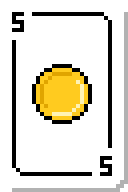
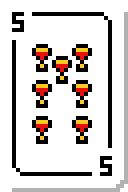
Comparing the layer stacks of the two 128x192 images. Changes:
added layer "Layer 7" in group "Symbols" over left=32, top=44, right=92, bottom=144
hid "Coins" over left=32, top=64, right=92, bottom=124
